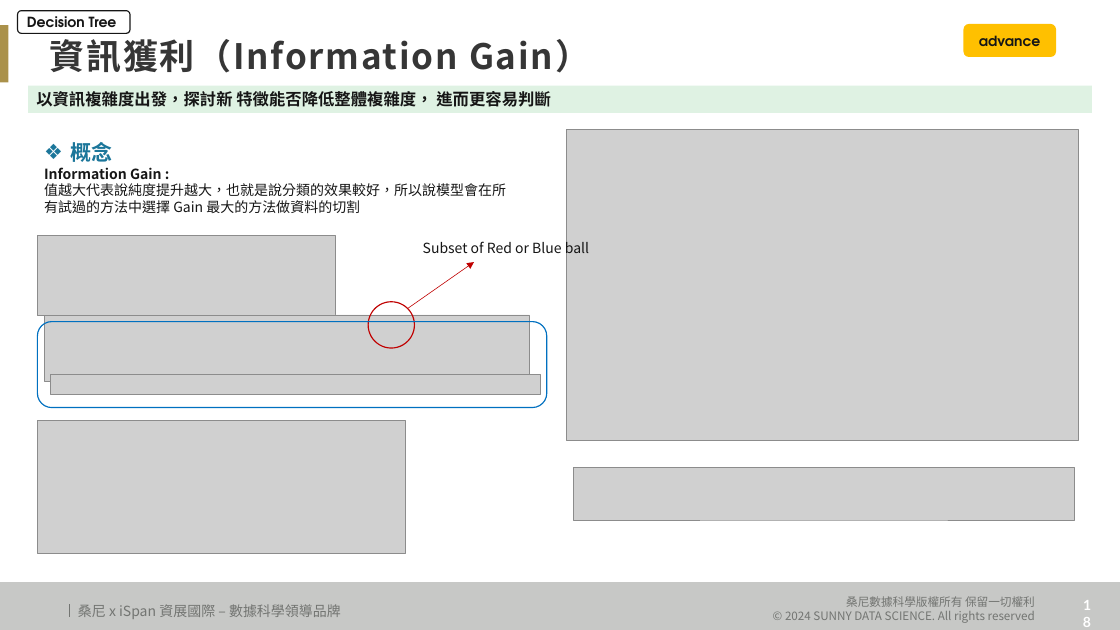
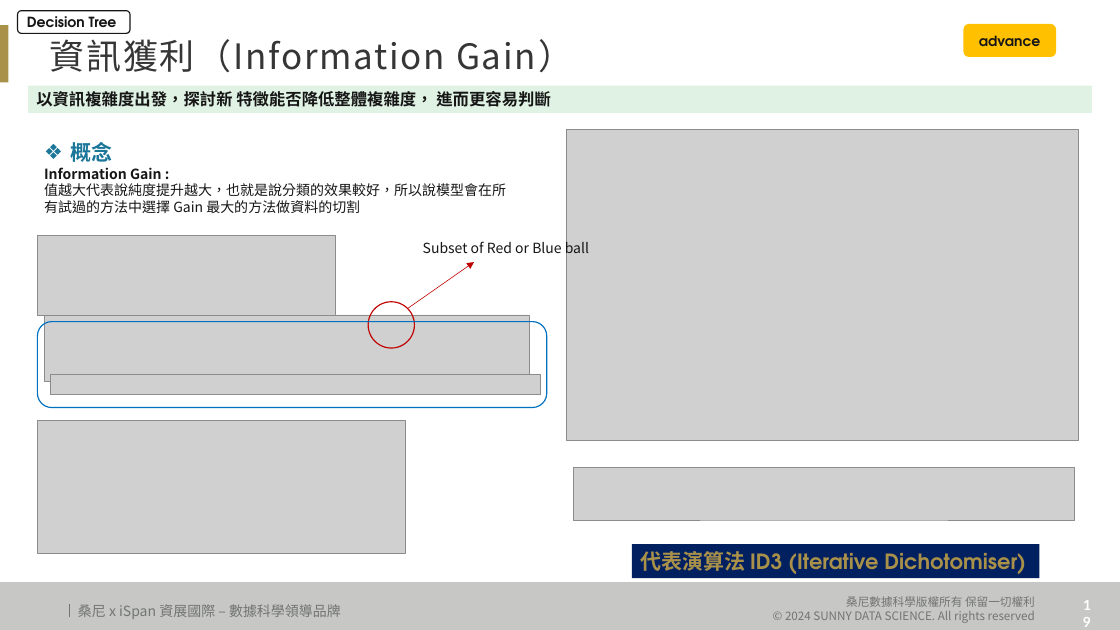
Before and after one commit to Zenobia000/MachineLearning-ds-fundamental, a slide deck: slide 19 of 教材/機器學習/classification/decision_tree.pptx (slide 18 before the commit). Drawn at 1120x630 pixels with LibreOffice and Linux fonts; fonts in the diff are those of the drawing; grey boxes stand for pictures; background and template pictures are left out. Boxes give left, top, right and bottom in pixels: in the first picture for what was removed or moved away, otherwise in the second. Text is boxed around its words. In the diff, an @@ line names an element or a change of style, - is before the commit and + after.

```diff
--- a/教材/機器學習/classification/decision_tree.pptx
+++ b/教材/機器學習/classification/decision_tree.pptx
@@ text "資訊獲利（Information Gain）" at (x1=50, y1=39, x2=573, y2=72): bold off @@
@@ rectangle added at (x1=632, y1=544, x2=1039, y2=578), fill #002060, 18 pt, text #AA914A, bold @@
+代表演算法 ID3 (Iterative Dichotomiser)
```
Also in this commit, not shown: 4 other slides changed, 10 slides added, 57 other files.
